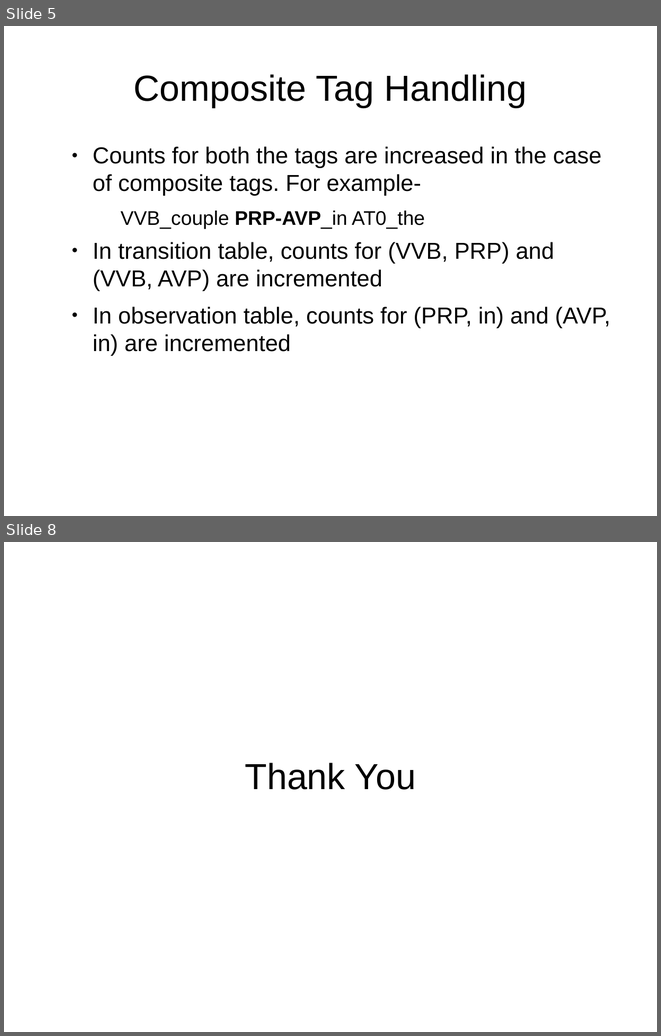
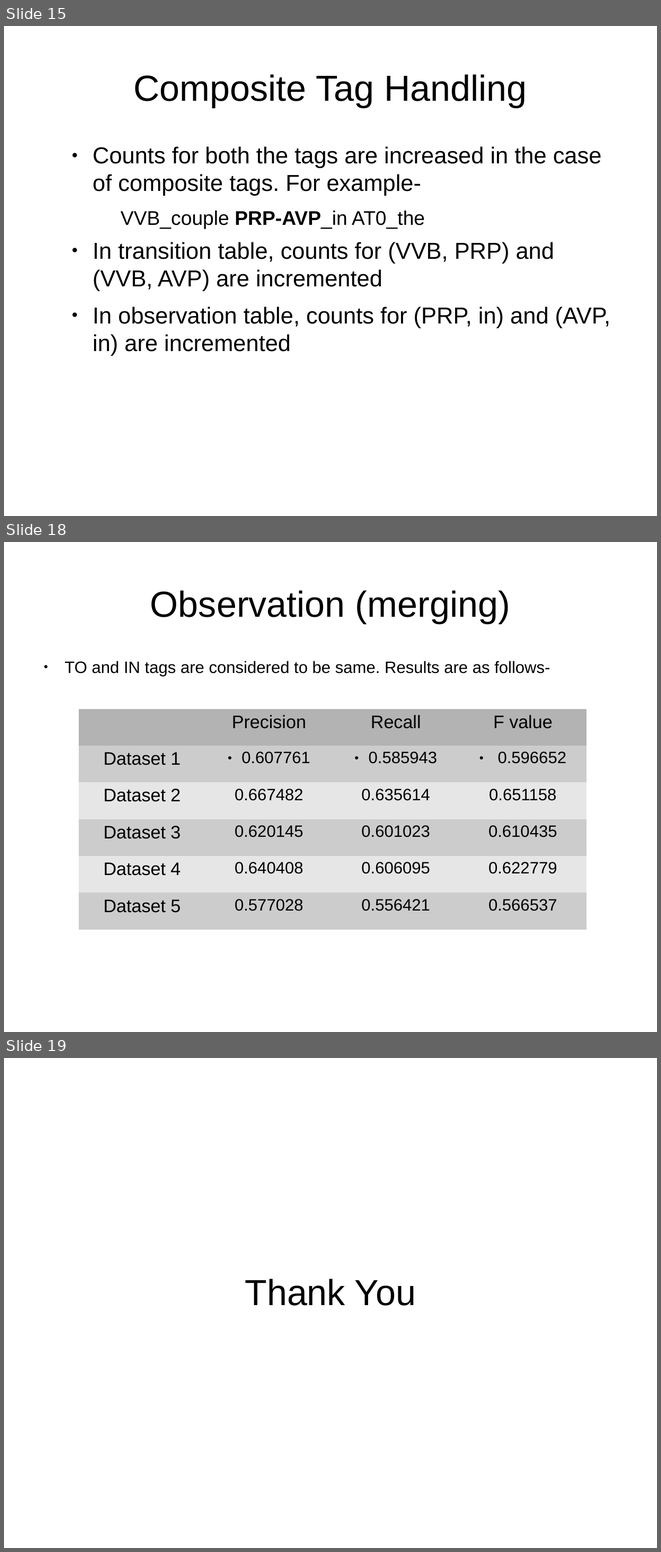
Before and after one commit to mangalaman93/hmm, a slide deck: doc/hmm.odp. Shown one above the other, each under a label of ours: slides 5 and 8 before the commit, slides 15, 18 and 19 after it; the slides between them are not shown. The pictures are 661x1036 and 661x1552 pixels, drawn with LibreOffice and Linux fonts; fonts in the diff are those of the drawing. Boxes give left, top, right and bottom in pixels: in the first picture for what was removed or moved away, otherwise in the second. Text is boxed around its words. In the diff, an @@ line names an element or a change of style, - is before the commit and + after.

```diff
--- a/doc/hmm.odp
+++ b/doc/hmm.odp
@@ slide 18 added at box(4, 542, 657, 1032), background #FFFFFF @@
@@ title added at box(150, 590, 510, 623), 44 pt, text #000000 @@
+Observation (merging)
@@ text added at box(64, 661, 550, 676), 20 pt, text #000000 @@
+● TO and IN tags are considered to be same. Results are as follows-
@@ table added at box(79, 708, 586, 929), 6 rows, 4 columns @@
+ | Precision | Recall | F value
+Dataset 1 | 0.607761 | 0.585943 | 0.596652
+Dataset 2 | 0.667482 | 0.635614 | 0.651158
+Dataset 3 | 0.620145 | 0.601023 | 0.610435
+Dataset 4 | 0.640408 | 0.606095 | 0.622779
+Dataset 5 | 0.577028 | 0.556421 | 0.566537
@@ what was slide 5 is now slide 15 @@
@@ what was slide 8 is now slide 19 @@
```
Also in this commit, not shown: 3 slides changed, 10 other slides added, 4 other files.
